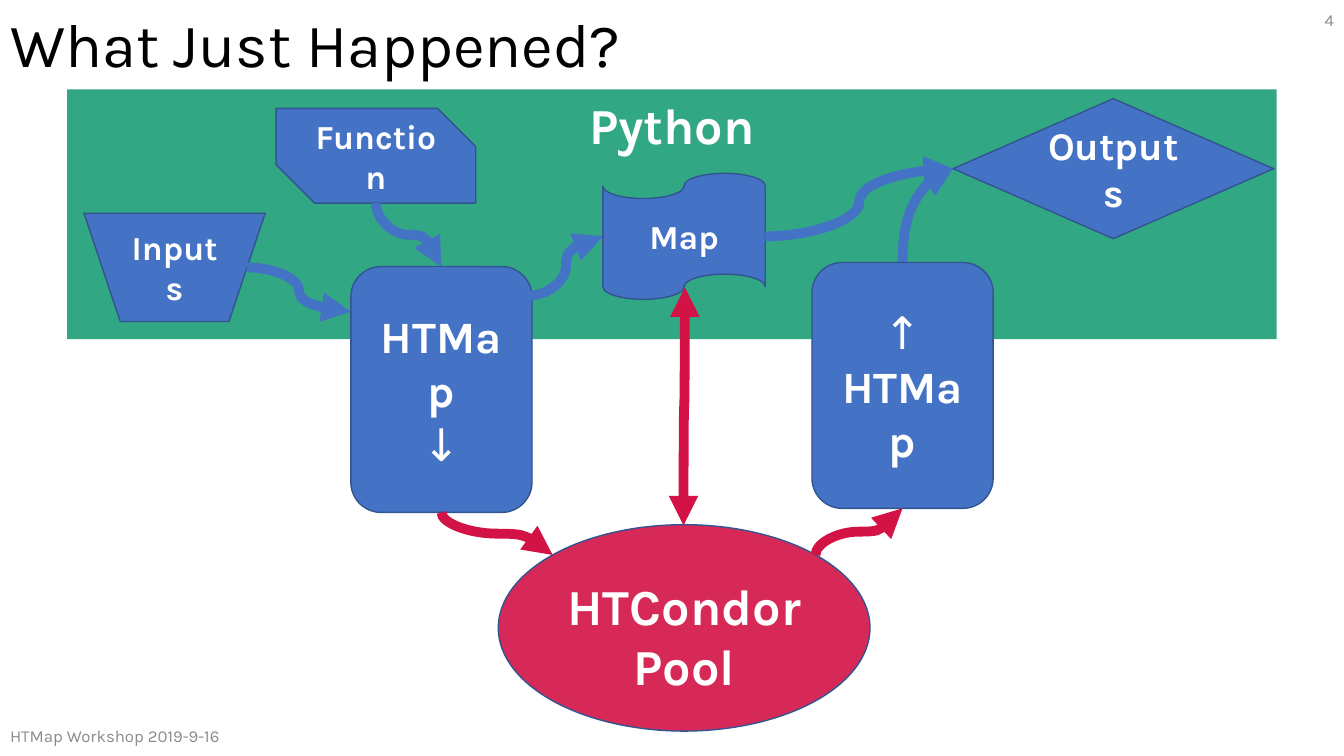
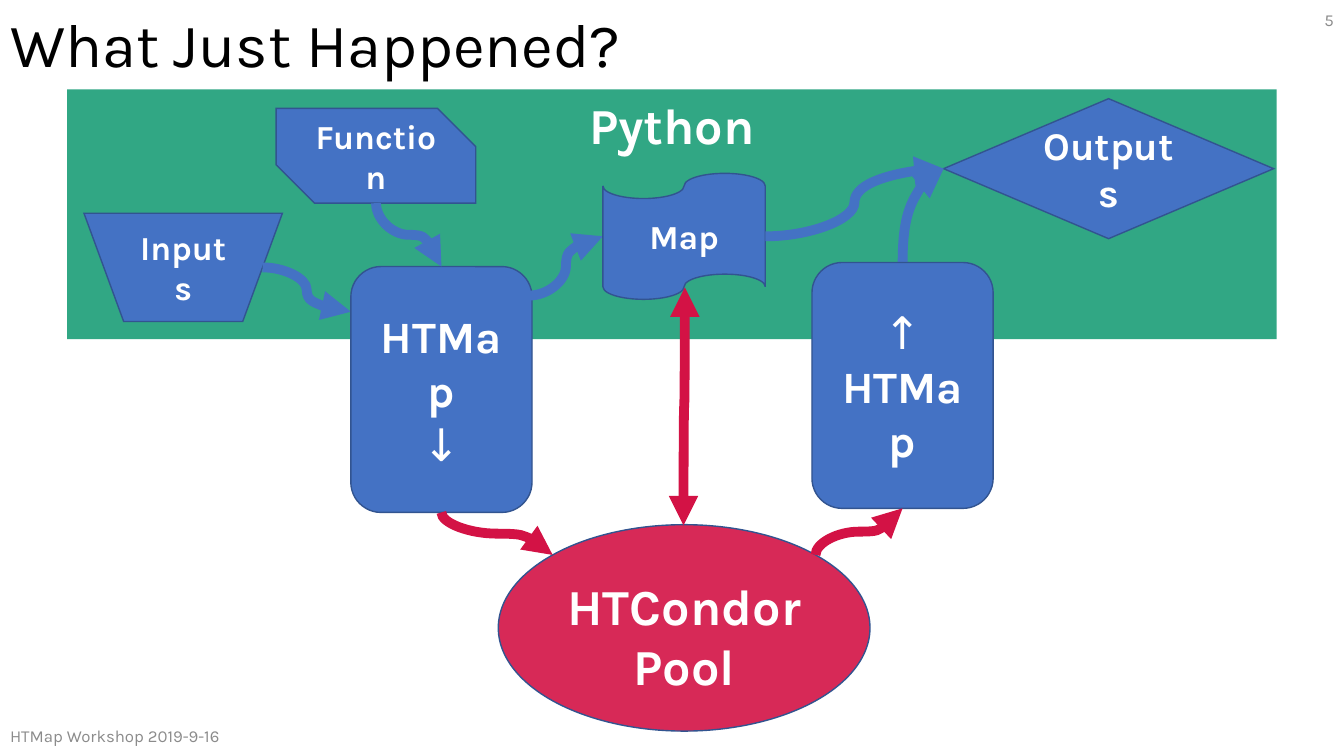
Before and after one commit to CHTC/htmap-workshop-materials, a slide deck: slide 5 of slides/HTMapWorkshop.pptx (slide 4 before the commit). Drawn at 1344x756 pixels with LibreOffice and Linux fonts; fonts in the diff are those of the drawing. Boxes give left, top, right and bottom in pixels: in the first picture for what was removed or moved away, otherwise in the second. Text is boxed around its words. In the diff, an @@ line names an element or a change of style, - is before the commit and + after.

```diff
--- a/slides/HTMapWorkshop.pptx
+++ b/slides/HTMapWorkshop.pptx
@@ page number at [1324,15,1333,26]: text changed @@
-4
+5
@@ diamond "Outputs": place and size @@
-diamond "Outputs" at [954,99,1274,239]
+diamond "Outputs" at [944,99,1273,239]
@@ curved arrow moved from (765, 236) - (954, 168) to (765, 236) - (944, 168) @@
@@ curved arrow moved from (902, 262) - (954, 168) to (902, 262) - (944, 168) @@
@@ flow chart manual operation "Inputs": place and size @@
-flow chart manual operation "Inputs" at [84,214,265,322]
+flow chart manual operation "Inputs" at [84,214,282,322]
@@ curved arrow moved from (247, 267) - (351, 312) to (263, 267) - (351, 312) @@
```
Also in this commit, not shown: 3 other slides changed, 1 slide added, 4 slides removed.
